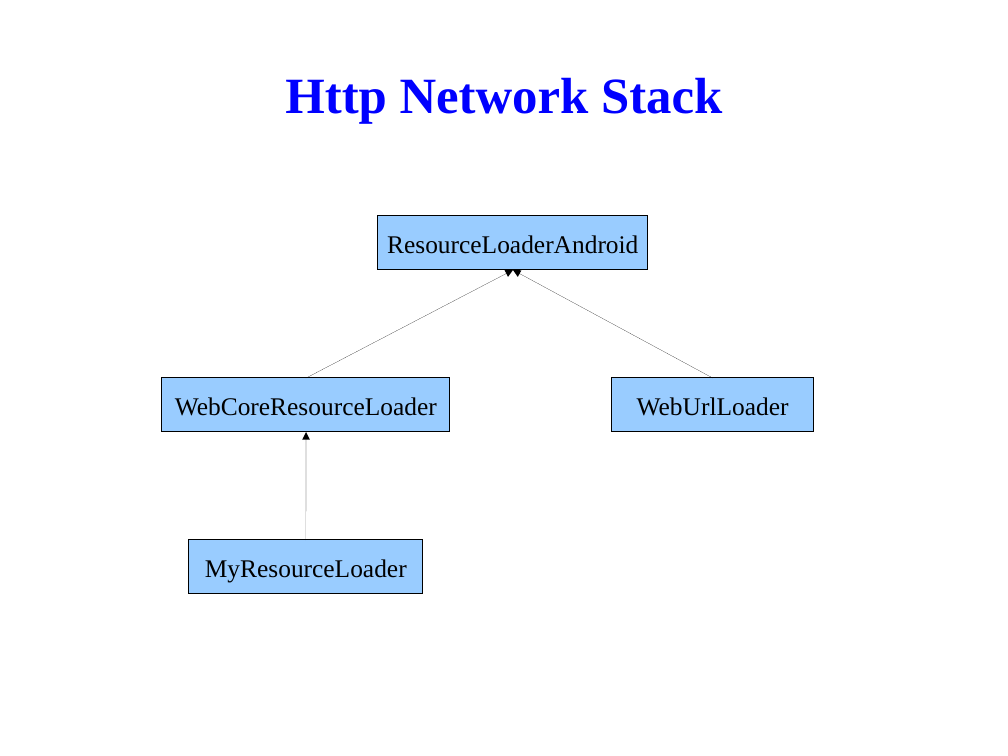
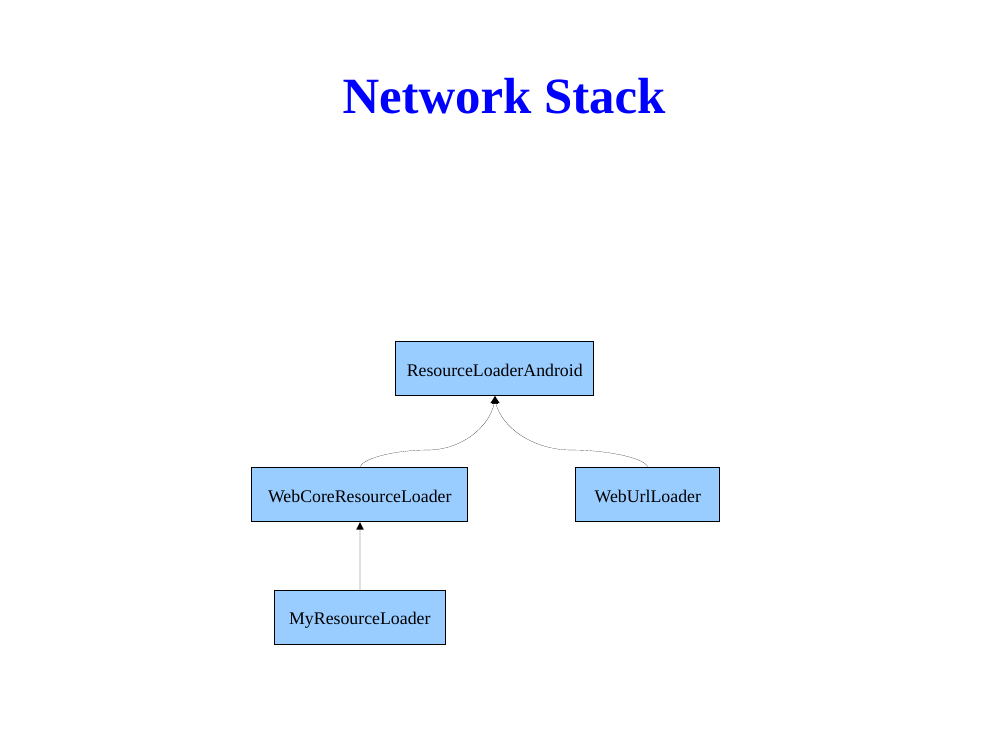
Before and after one commit to tsaicw/browser_research, a slide deck: slide 61 of WebKit/WebKit.odp (slide 59 before the commit). Drawn at 1008x756 pixels with LibreOffice and Linux fonts; fonts in the diff are those of the drawing; background and template pictures are left out. Boxes give left, top, right and bottom in pixels: in the first picture for what was removed or moved away, otherwise in the second. Text is boxed around its words. In the diff, an @@ line names an element or a change of style, - is before the commit and + after.

```diff
--- a/WebKit/WebKit.odp
+++ b/WebKit/WebKit.odp
@@ title at box(343, 77, 665, 114): text changed @@
-Http Network Stack
+Network Stack
@@ arrow removed from (306, 378) to (513, 270) @@
@@ arrow removed from (713, 378) to (513, 270) @@
@@ rectangle "ResourceLoaderAndroid": place and size @@
-rectangle "ResourceLoaderAndroid" at box(378, 216, 648, 270)
+rectangle "ResourceLoaderAndroid" at box(396, 342, 595, 396)
@@ curved arrow added from (360, 468) to (495, 396), #000000 0 pt @@
@@ curved arrow added from (649, 468) to (495, 396), #000000 0 pt @@
@@ rectangle "WebCoreResourceLoader": place and size @@
-rectangle "WebCoreResourceLoader" at box(162, 378, 450, 432)
+rectangle "WebCoreResourceLoader" at box(252, 468, 468, 522)
@@ size 20 to 14 pt in 4 elements at box(274, 591, 445, 645), box(252, 468, 468, 522), box(396, 342, 595, 396), box(576, 468, 720, 522) @@
@@ rectangle "WebUrlLoader": place and size @@
-rectangle "WebUrlLoader" at box(612, 378, 813, 432)
+rectangle "WebUrlLoader" at box(576, 468, 720, 522)
@@ arrow moved from (306, 541) - (306, 432) to (360, 591) - (360, 522) @@
@@ rectangle "MyResourceLoader": place and size @@
-rectangle "MyResourceLoader" at box(189, 541, 424, 595)
+rectangle "MyResourceLoader" at box(274, 591, 445, 645)
```
Also in this commit, not shown: 7 other slides changed, 4 slides added.
